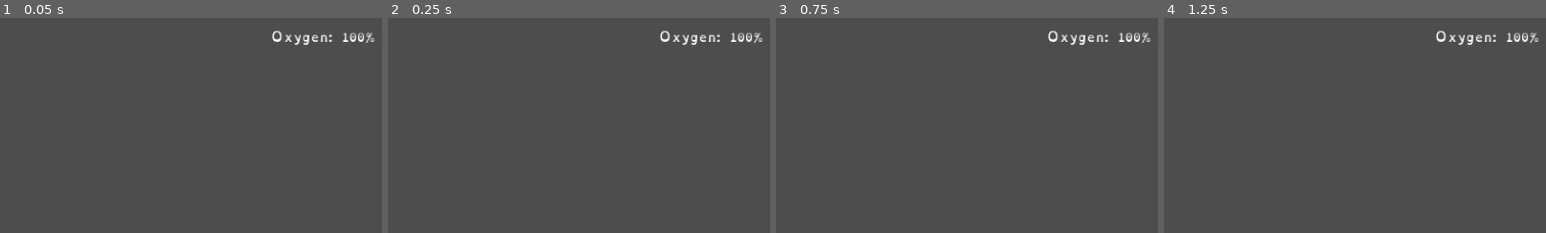
Above: before the commit, frames 1-4 (left to right).
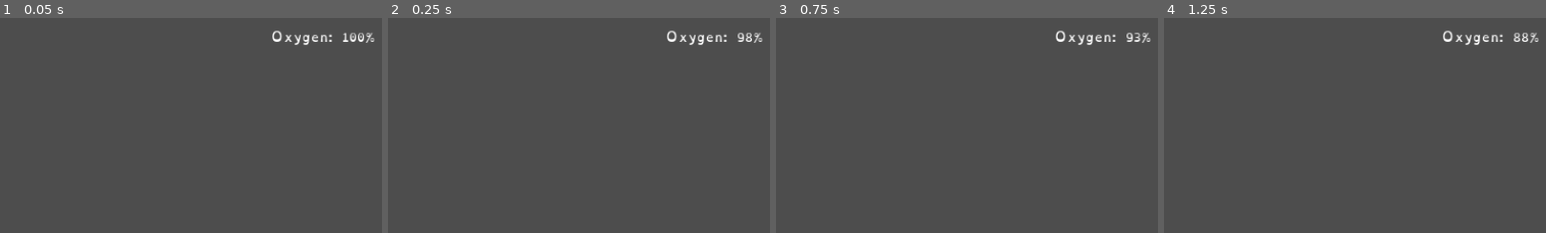
Above: after the commit, the same moments.

Repository: KeyraWebb/Cheezbored
Game: Godot game, scene res://scenes/oxygen_timer.tscn
The game is run twice, just before and just after one commit, with the same random seed, the same clock (stepped at 60 frames per second) and the same inputs. This scene is started directly instead of the project's main scene.
Inputs:
- Up to frame 1 (0.05 s): no input
- Up to frame 2 (0.25 s): no input
- Up to frame 3 (0.75 s): no input
- Up to frame 4 (1.25 s): no input
The pictures show only the part of the screen within x 50-100%, y 0-50%; the shares and areas given below are measured in that part.

Frame 1 is identical in both runs. In frame 2, 0.6% of the frame differs, in the area x 71-96%, y 5-13%; in frame 3, 0.6%; in frame 4, 0.6%, in the area x 71-98%, y 5-13%.

Commit message:
oxygen timer goes red below 20%

Diff:
--- a/scenes/oxygen_timer.tscn
+++ b/scenes/oxygen_timer.tscn
@@ -11,8 +11,9 @@
 grow_horizontal = 2
 grow_vertical = 2
 script = ExtResource("1_4e82b")
-deplete_delay = 100
+deplete_delay = 5
 oxygen_display = NodePath("OxygenDisplay")
+low_oxygen_color = Color(0.900814, 0.138532, 0, 1)
 
 [node name="OxygenDisplay" type="Label" parent="."]
 layout_mode = 1
--- a/scripts/oxygen_timer.gd
+++ b/scripts/oxygen_timer.gd
@@ -4,6 +4,7 @@
 @export var deplete_delay: int
 var deplete_timer = 0
 @export var oxygen_display: Label
+@export var low_oxygen_color: Color
 
 # Called when the node enters the scene tree for the first time.
 func _ready() -> void:
@@ -18,5 +19,8 @@
 	else:
 		deplete_timer += 1
 
+	if oxygen < 20:
+		oxygen_display.set("theme_override_colors/font_color", low_oxygen_color)
+
 	oxygen_display.text = "Oxygen: " + str(oxygen) + "%"
 	pass
